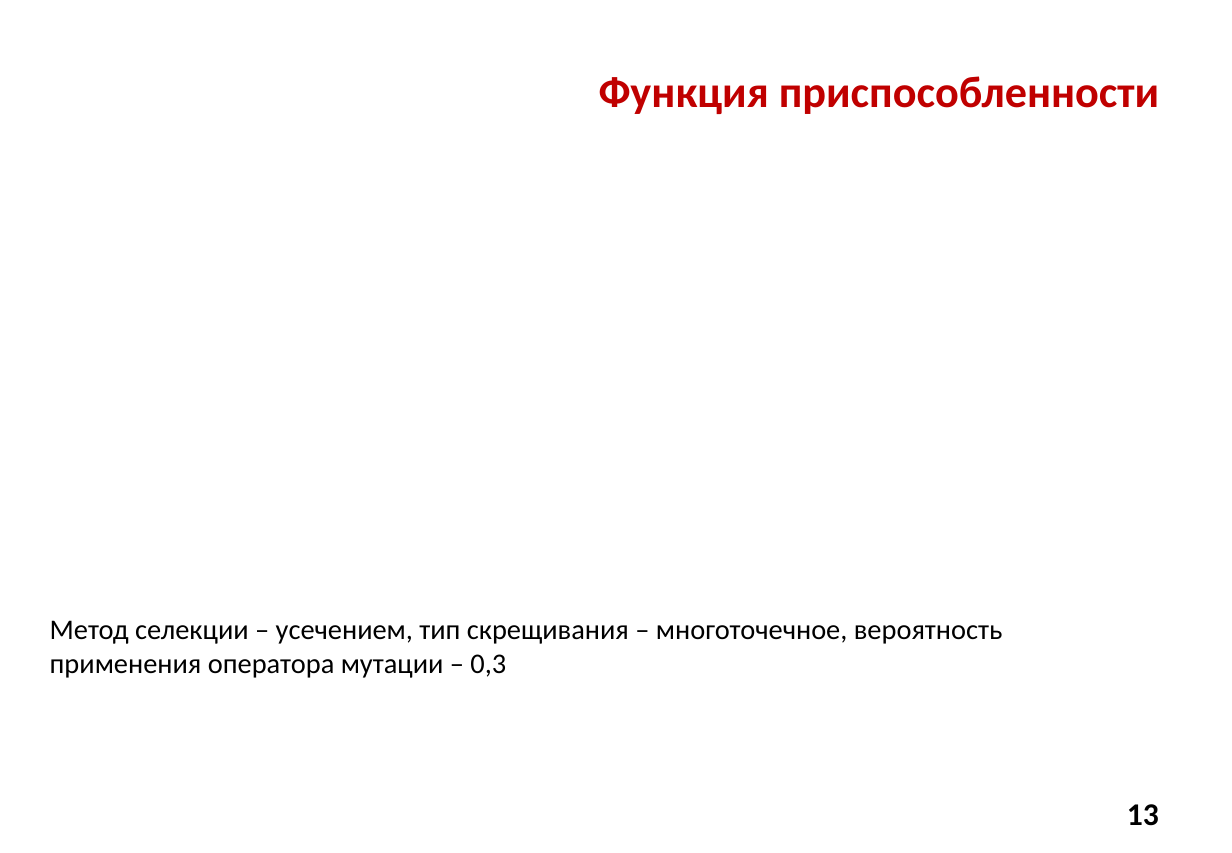
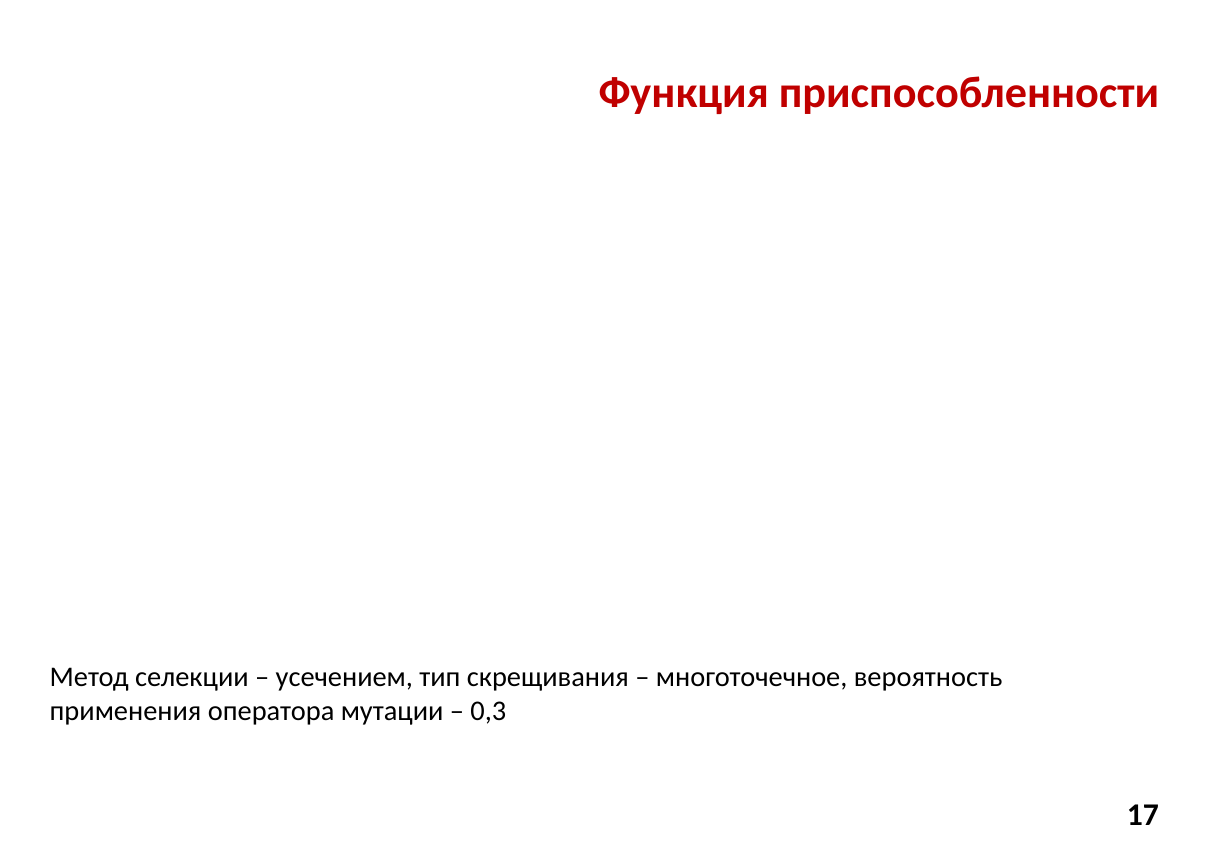
Before and after one commit to Alex-made/diplom, a slide deck: slide 17 of Презентация/Презентация диплома.pptx (slide 13 before the commit). Drawn at 1232x853 pixels with LibreOffice and Linux fonts; fonts in the diff are those of the drawing; grey boxes stand for pictures; background and template pictures are left out. Boxes give left, top, right and bottom in pixels: in the first picture for what was removed or moved away, otherwise in the second. Text is boxed around its words. In the diff, an @@ line names an element or a change of style, - is before the commit and + after.

```diff
--- a/Презентация/Презентация диплома.pptx
+++ b/Презентация/Презентация диплома.pptx
@@ text "Метод селекции – усечением, тип ...": place and size @@
-text "Метод селекции – усечением, тип ..." at [50,620,1003,678]
+text "Метод селекции – усечением, тип ..." at [50,667,1003,725]
@@ page number at [1127,804,1159,825]: text changed @@
-13
+17
```
Also in this commit, not shown: 10 other slides changed, 9 slides added, 2 slides removed, 2 other files.
